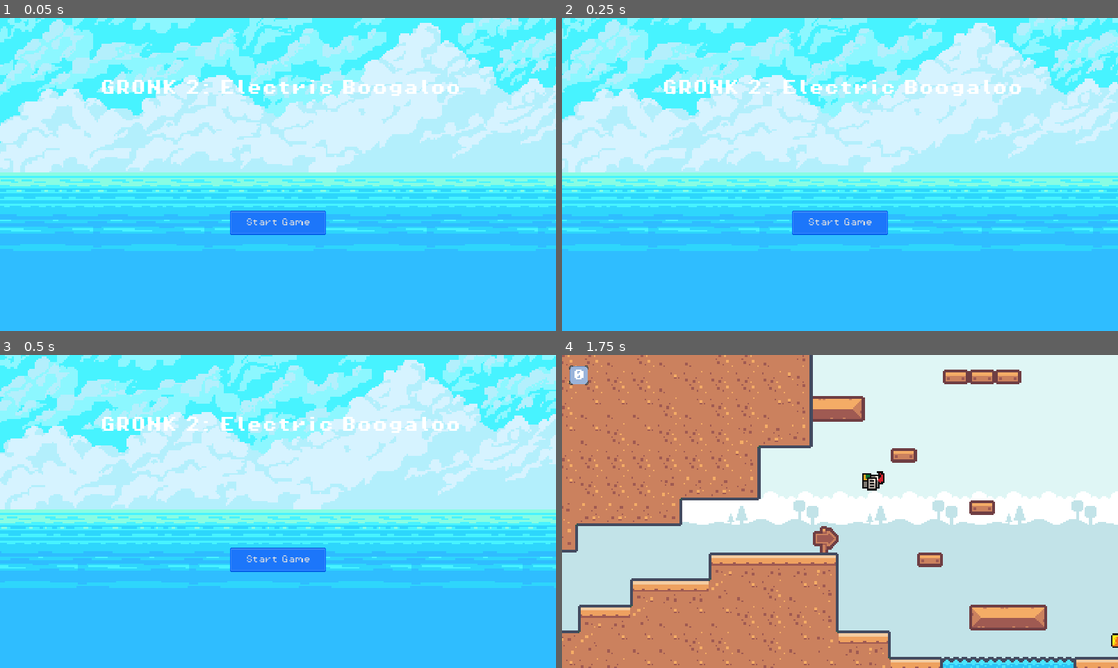
Above: before the commit, frames 1-4 (two rows, left to right).
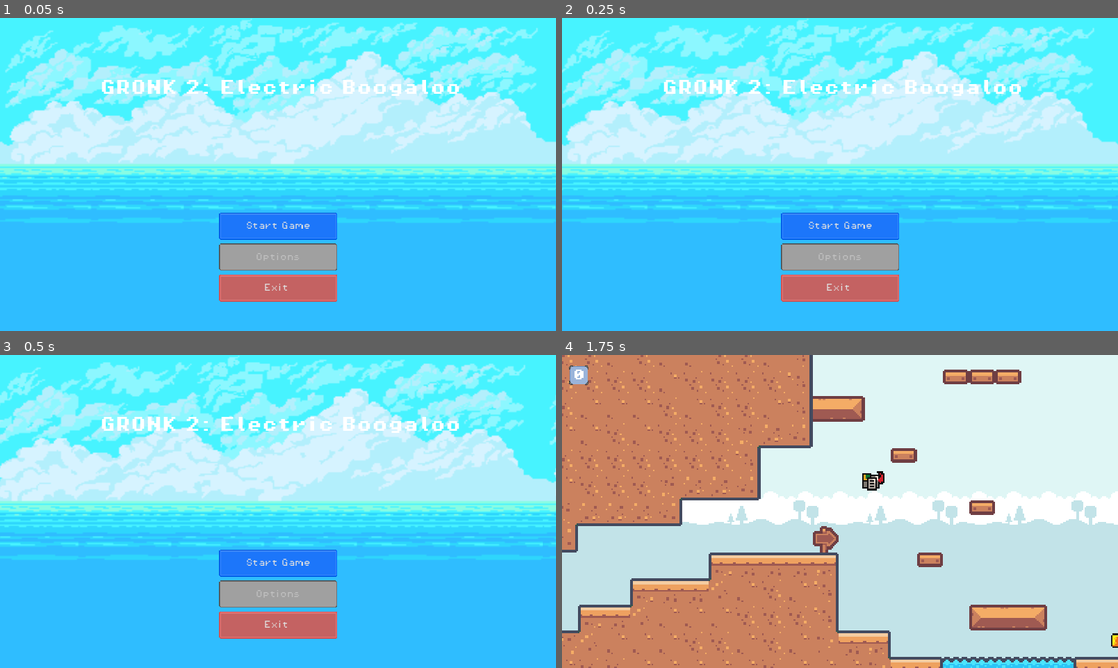
Above: after the commit, the same moments.

Repository: gingeapple182/GRONK-2
Game: Godot game, scene res://scenes/start_screen.tscn
The game is run twice, just before and just after one commit, with the same random seed, the same clock (stepped at 60 frames per second) and the same inputs.
Inputs:
- Up to frame 1 (0.05 s): no input
- Up to frame 2 (0.25 s): no input
- Up to frame 3 (0.5 s): no input
- Up to frame 4 (1.75 s): click "Start Game" at 0.5 s; hold Right (move_right) from 1.28 s (still down); tap Up (jump) at 1.52 s

The runs differ from the first frame. In frame 1, 44% of the frame differs, in the area x 0-100%, y 0-91%; in frame 2, 44%; in frame 3, 44%; in frame 4, nothing differs.

Commit message:
Updated Menu screens
Reorganised menu and end screen buttons
Added functional exit button
Added options button (disabled)
Changed menu backgrounds to panel

Diff:
--- /dev/null
+++ b/gronk-2/assets/shader/start_screen.gdshader
@@ -0,0 +1,9 @@
+shader_type canvas_item;
+
+uniform sampler2D scroll_texture;
+uniform vec2 offset = vec2(0.0);
+
+void fragment() {
+	vec2 uv = fract(UV + offset);
+	COLOR = texture(scroll_texture, uv);
+}
--- a/gronk-2/scenes/end_screen.tscn
+++ b/gronk-2/scenes/end_screen.tscn
@@ -1,17 +1,67 @@
-[gd_scene load_steps=9 format=3 uid="uid://bmt3d2brx0pt7"]
+[gd_scene load_steps=16 format=3 uid="uid://bmt3d2brx0pt7"]
 
 [ext_resource type="Texture2D" uid="uid://w0rqp86whhnx" path="res://assets/sprites/back.png" id="1_ok2nf"]
 [ext_resource type="Script" path="res://scripts/end_screen.gd" id="1_xqqx3"]
 [ext_resource type="FontFile" uid="uid://bya20bd0ol5c1" path="res://assets/fonts/PixelOperator8-Bold.ttf" id="2_5v5b5"]
-[ext_resource type="Shader" path="res://assets/shader/background_shader.gdshader" id="2_275lc"]
+[ext_resource type="Shader" path="res://assets/shader/start_screen.gdshader" id="2_g0py2"]
 [ext_resource type="FontFile" uid="uid://lrf64dpg6qa5" path="res://assets/fonts/PixelOperator8.ttf" id="3_2cwu2"]
-[ext_resource type="Script" path="res://scripts/background.gd" id="4_7oeu2"]
+[ext_resource type="Script" path="res://scenes/panel.gd" id="4_1apuy"]
 [ext_resource type="Theme" uid="uid://cnnrcqluok6ds" path="res://assets/themes/basic_button.tres" id="7_527j7"]
+[ext_resource type="Texture2D" uid="uid://ba0x3d3x057qk" path="res://assets/sprites/ginge/GRONK2 UI.png" id="8_1wsck"]
 
-[sub_resource type="ShaderMaterial" id="ShaderMaterial_u7g8w"]
-shader = ExtResource("2_275lc")
-shader_parameter/scroll_speed = 0.1
+[sub_resource type="ShaderMaterial" id="ShaderMaterial_sos85"]
+shader = ExtResource("2_g0py2")
 shader_parameter/offset = Vector2(0, 0)
+shader_parameter/scroll_texture = ExtResource("1_ok2nf")
+
+[sub_resource type="StyleBoxTexture" id="StyleBoxTexture_bsmpj"]
+texture = ExtResource("8_1wsck")
+texture_margin_left = 4.0
+texture_margin_top = 4.0
+texture_margin_right = 4.0
+texture_margin_bottom = 4.0
+region_rect = Rect2(0, 48, 24, 24)
+
+[sub_resource type="StyleBoxTexture" id="StyleBoxTexture_dxygo"]
+texture = ExtResource("8_1wsck")
+texture_margin_left = 4.0
+texture_margin_top = 4.0
+texture_margin_right = 4.0
+texture_margin_bottom = 4.0
+region_rect = Rect2(24, 24, 24, 24)
+
+[sub_resource type="StyleBoxTexture" id="StyleBoxTexture_ia0a6"]
+texture = ExtResource("8_1wsck")
+texture_margin_left = 4.0
+texture_margin_top = 4.0
+texture_margin_right = 4.0
+texture_margin_bottom = 4.0
+region_rect = Rect2(48, 24, 24, 24)
+
+[sub_resource type="StyleBoxTexture" id="StyleBoxTexture_ktpd0"]
+texture = ExtResource("8_1wsck")
+texture_margin_left = 4.0
+texture_margin_top = 4.0
+texture_margin_right = 4.0
+texture_margin_bottom = 4.0
+region_rect = Rect2(0, 24, 24, 24)
+
+[sub_resource type="StyleBoxTexture" id="StyleBoxTexture_4xspj"]
+texture = ExtResource("8_1wsck")
+texture_margin_left = 4.0
+texture_margin_top = 4.0
+texture_margin_right = 4.0
+texture_margin_bottom = 4.0
+region_rect = Rect2(48, 24, 24, 24)
+
+[sub_resource type="Theme" id="Theme_ejf1h"]
+default_font = ExtResource("3_2cwu2")
+Button/fonts/font = ExtResource("3_2cwu2")
+Button/styles/disabled = SubResource("StyleBoxTexture_bsmpj")
+Button/styles/hover = SubResource("StyleBoxTexture_dxygo")
+Button/styles/hover_pressed = SubResource("StyleBoxTexture_ia0a6")
+Button/styles/normal = SubResource("StyleBoxTexture_ktpd0")
+Button/styles/pressed = SubResource("StyleBoxTexture_4xspj")
 
 [node name="EndScreen" type="Control"]
 layout_mode = 3
@@ -22,23 +72,15 @@
 grow_vertical = 2
 script = ExtResource("1_xqqx3")
 
-[node name="Background" type="TextureRect" parent="."]
-material = SubResource("ShaderMaterial_u7g8w")
+[node name="Panel" type="Panel" parent="."]
+material = SubResource("ShaderMaterial_sos85")
 layout_mode = 1
 anchors_preset = 15
 anchor_right = 1.0
 anchor_bottom = 1.0
-offset_left = -34.0
-offset_top = -40.0
-offset_right = -149.0
-offset_bottom = -40.0
 grow_horizontal = 2
 grow_vertical = 2
-scale = Vector2(1.2, 1.2)
-texture = ExtResource("1_ok2nf")
-expand_mode = 3
-stretch_mode = 6
-script = ExtResource("4_7oeu2")
+script = ExtResource("4_1apuy")
 
 [node name="WinLabel" type="Label" parent="."]
 layout_mode = 1
@@ -68,40 +110,45 @@
 theme_override_font_sizes/font_size = 16
 text = "Coins collected: 0"
 
-[node name="ReplayButton" type="Button" parent="."]
+[node name="VBoxContainer" type="VBoxContainer" parent="."]
 layout_mode = 1
 anchors_preset = 8
 anchor_left = 0.5
 anchor_top = 0.5
 anchor_right = 0.5
 anchor_bottom = 0.5
-offset_left = -100.0
-offset_top = 76.0
-offset_right = 100.0
-offset_bottom = 126.0
+offset_left = -122.0
+offset_top = 79.0
+offset_right = 123.0
+offset_bottom = 233.0
 grow_horizontal = 2
 grow_vertical = 2
+theme_override_constants/separation = 8
+
+[node name="ButtonReplay" type="Button" parent="VBoxContainer"]
+layout_mode = 2
+size_flags_vertical = 3
 theme = ExtResource("7_527j7")
 theme_override_fonts/font = ExtResource("3_2cwu2")
 theme_override_font_sizes/font_size = 16
 text = "Play again"
 
-[node name="StartMenuButton" type="Button" parent="."]
-layout_mode = 1
-anchors_preset = 8
-anchor_left = 0.5
-anchor_top = 0.5
-anchor_right = 0.5
-anchor_bottom = 0.5
-offset_left = -100.0
-offset_top = 176.0
-offset_right = 100.0
-offset_bottom = 226.0
-grow_horizontal = 2
-grow_vertical = 2
+[node name="ButtonMenu" type="Button" parent="VBoxContainer"]
+layout_mode = 2
+size_flags_vertical = 3
 theme = ExtResource("7_527j7")
 theme_override_fonts/font = ExtResource("3_2cwu2")
 text = "Back to Start"
 
-[connection signal="pressed" from="ReplayButton" to="." method="_on_replay_button_pressed"]
-[connection signal="pressed" from="StartMenuButton" to="." method="_on_start_menu_button_pressed"]
+[node name="ButtonExit" type="Button" parent="VBoxContainer"]
+layout_mode = 2
+size_flags_vertical = 3
+theme = SubResource("Theme_ejf1h")
+theme_override_fonts/font = ExtResource("3_2cwu2")
+text = "Exit Game
+"
+
+[connection signal="pressed" from="VBoxContainer/ButtonReplay" to="." method="_on_replay_button_pressed"]
+[connection signal="pressed" from="VBoxContainer/ButtonMenu" to="." method="_on_start_menu_button_pressed"]
+[connection signal="pressed" from="VBoxContainer/ButtonExit" to="." method="_on_button_exit_pressed"]
+[connection signal="pressed" from="VBoxContainer/ButtonExit" to="." method="_on_start_menu_button_pressed"]
--- a/gronk-2/scripts/background.gd
+++ b/gronk-2/scenes/panel.gd
@@ -1,10 +1,10 @@
-extends TextureRect
+extends Panel
 
 @export var scroll_speed: float = 0.05
 var offset_x: float = 0.0
 
-# Called when the node enters the scene tree for the first time.
 func _ready() -> void:
+	# Optional: Set size to match viewport
 	size = get_viewport_rect().size
 
 func _process(delta: float) -> void:
--- a/gronk-2/scenes/start_screen.tscn
+++ b/gronk-2/scenes/start_screen.tscn
@@ -1,19 +1,69 @@
-[gd_scene load_steps=9 format=3 uid="uid://dcqibluajqe5t"]
+[gd_scene load_steps=16 format=3 uid="uid://dcqibluajqe5t"]
 
 [ext_resource type="Script" path="res://scripts/start_screen.gd" id="1_xulca"]
-[ext_resource type="Shader" path="res://assets/shader/background_shader.gdshader" id="2_3c7yw"]
 [ext_resource type="Texture2D" uid="uid://w0rqp86whhnx" path="res://assets/sprites/back.png" id="2_i4k8t"]
-[ext_resource type="Script" path="res://scripts/background.gd" id="3_31djg"]
+[ext_resource type="Shader" path="res://assets/shader/start_screen.gdshader" id="2_jragk"]
+[ext_resource type="Script" path="res://scenes/panel.gd" id="3_c7xes"]
 [ext_resource type="FontFile" uid="uid://bya20bd0ol5c1" path="res://assets/fonts/PixelOperator8-Bold.ttf" id="3_u3esi"]
 [ext_resource type="FontFile" uid="uid://lrf64dpg6qa5" path="res://assets/fonts/PixelOperator8.ttf" id="4_v4t87"]
 [ext_resource type="Theme" uid="uid://cnnrcqluok6ds" path="res://assets/themes/basic_button.tres" id="6_6idb4"]
+[ext_resource type="Texture2D" uid="uid://ba0x3d3x057qk" path="res://assets/sprites/ginge/GRONK2 UI.png" id="8_tnqgm"]
 
-[sub_resource type="ShaderMaterial" id="ShaderMaterial_wawdg"]
-shader = ExtResource("2_3c7yw")
-shader_parameter/scroll_speed = 0.1
+[sub_resource type="ShaderMaterial" id="ShaderMaterial_27hve"]
+shader = ExtResource("2_jragk")
 shader_parameter/offset = Vector2(0, 0)
+shader_parameter/scroll_texture = ExtResource("2_i4k8t")
 
-[node name="StartScreen" type="Control"]
+[sub_resource type="StyleBoxTexture" id="StyleBoxTexture_bpted"]
+texture = ExtResource("8_tnqgm")
+texture_margin_left = 4.0
+texture_margin_top = 4.0
+texture_margin_right = 4.0
+texture_margin_bottom = 4.0
+region_rect = Rect2(0, 48, 24, 24)
+
+[sub_resource type="StyleBoxTexture" id="StyleBoxTexture_nk0tt"]
+texture = ExtResource("8_tnqgm")
+texture_margin_left = 4.0
+texture_margin_top = 4.0
+texture_margin_right = 4.0
+texture_margin_bottom = 4.0
+region_rect = Rect2(24, 24, 24, 24)
+
+[sub_resource type="StyleBoxTexture" id="StyleBoxTexture_xj6wk"]
+texture = ExtResource("8_tnqgm")
+texture_margin_left = 4.0
+texture_margin_top = 4.0
+texture_margin_right = 4.0
+texture_margin_bottom = 4.0
+region_rect = Rect2(48, 24, 24, 24)
+
+[sub_resource type="StyleBoxTexture" id="StyleBoxTexture_fq004"]
+texture = ExtResource("8_tnqgm")
+texture_margin_left = 4.0
+texture_margin_top = 4.0
+texture_margin_right = 4.0
+texture_margin_bottom = 4.0
+region_rect = Rect2(0, 24, 24, 24)
+
+[sub_resource type="StyleBoxTexture" id="StyleBoxTexture_a5gtp"]
+texture = ExtResource("8_tnqgm")
+texture_margin_left = 4.0
+texture_margin_top = 4.0
+texture_margin_right = 4.0
+texture_margin_bottom = 4.0
+region_rect = Rect2(48, 24, 24, 24)
+
+[sub_resource type="Theme" id="Theme_ccp5a"]
+default_font = ExtResource("4_v4t87")
+Button/fonts/font = ExtResource("4_v4t87")
+Button/styles/disabled = SubResource("StyleBoxTexture_bpted")
+Button/styles/hover = SubResource("StyleBoxTexture_nk0tt")
+Button/styles/hover_pressed = SubResource("StyleBoxTexture_xj6wk")
+Button/styles/normal = SubResource("StyleBoxTexture_fq004")
+Button/styles/pressed = SubResource("StyleBoxTexture_a5gtp")
+
+[node name="MainMenu" type="Control"]
 layout_mode = 3
 anchors_preset = 15
 anchor_right = 1.0
@@ -22,23 +72,15 @@
 grow_vertical = 2
 script = ExtResource("1_xulca")
 
-[node name="Background" type="TextureRect" parent="."]
-material = SubResource("ShaderMaterial_wawdg")
+[node name="Panel" type="Panel" parent="."]
+material = SubResource("ShaderMaterial_27hve")
 layout_mode = 1
 anchors_preset = 15
 anchor_right = 1.0
 anchor_bottom = 1.0
-offset_left = -34.0
-offset_top = -40.0
-offset_right = -149.0
-offset_bottom = -40.0
 grow_horizontal = 2
 grow_vertical = 2
-scale = Vector2(1.2, 1.2)
-texture = ExtResource("2_i4k8t")
-expand_mode = 3
-stretch_mode = 6
-script = ExtResource("3_31djg")
+script = ExtResource("3_c7xes")
 
 [node name="TitleLabel" type="Label" parent="."]
 custom_minimum_size = Vector2(100, 0)
@@ -55,22 +97,48 @@
 theme_override_font_sizes/font_size = 32
 text = "GRONK 2: Electric Boogaloo"
 
-[node name="PlayButton" type="Button" parent="."]
+[node name="VBoxContainer" type="VBoxContainer" parent="."]
 layout_mode = 1
 anchors_preset = 8
 anchor_left = 0.5
 anchor_top = 0.5
 anchor_right = 0.5
 anchor_bottom = 0.5
-offset_left = -100.0
-offset_top = 75.0
-offset_right = 100.0
-offset_bottom = 125.0
+offset_left = -122.0
+offset_top = 79.0
+offset_right = 123.0
+offset_bottom = 263.0
 grow_horizontal = 2
 grow_vertical = 2
+theme_override_constants/separation = 8
+
+[node name="ButtonStart" type="Button" parent="VBoxContainer"]
+layout_mode = 2
+size_flags_vertical = 3
 theme = ExtResource("6_6idb4")
 theme_override_fonts/font = ExtResource("4_v4t87")
 theme_override_font_sizes/font_size = 16
 text = "Start Game"
 
-[connection signal="pressed" from="PlayButton" to="." method="_on_play_button_pressed"]
+[node name="ButtonOptions" type="Button" parent="VBoxContainer"]
+layout_mode = 2
+size_flags_vertical = 3
+theme = ExtResource("6_6idb4")
+theme_override_fonts/font = ExtResource("4_v4t87")
+theme_override_font_sizes/font_size = 16
+disabled = true
+text = "Options"
+
+[node name="ButtonExit" type="Button" parent="VBoxContainer"]
+layout_mode = 2
+size_flags_vertical = 3
+theme = SubResource("Theme_ccp5a")
+theme_override_fonts/font = ExtResource("4_v4t87")
+theme_override_font_sizes/font_size = 16
+text = "Exit "
+
+[connection signal="pressed" from="VBoxContainer/ButtonStart" to="." method="_on_button_start_pressed"]
+[connection signal="pressed" from="VBoxContainer/ButtonOptions" to="." method="_on_button_options_pressed"]
+[connection signal="pressed" from="VBoxContainer/ButtonOptions" to="." method="_on_play_button_pressed"]
+[connection signal="pressed" from="VBoxContainer/ButtonExit" to="." method="_on_button_exit_pressed"]
+[connection signal="pressed" from="VBoxContainer/ButtonExit" to="." method="_on_play_button_pressed"]
--- a/gronk-2/scripts/end_screen.gd
+++ b/gronk-2/scripts/end_screen.gd
@@ -17,3 +17,7 @@
 
 func _on_start_menu_button_pressed() -> void:
 	get_tree().change_scene_to_file("res://scenes/start_screen.tscn")
+
+func _on_button_exit_pressed() -> void:
+	print("Exit game pressed")
+	get_tree().quit()
--- a/gronk-2/scripts/start_screen.gd
+++ b/gronk-2/scripts/start_screen.gd
@@ -1,4 +1,15 @@
 extends Control
 
-func _on_play_button_pressed() -> void:
+
+
+func _on_button_start_pressed() -> void:
+	print("Start game pressed")
 	get_tree().change_scene_to_file("res://scenes/game.tscn")
+
+func _on_button_options_pressed() -> void:
+	print("Options pressed")
+	pass
+
+func _on_button_exit_pressed() -> void:
+	print("Exit game pressed")
+	get_tree().quit()
